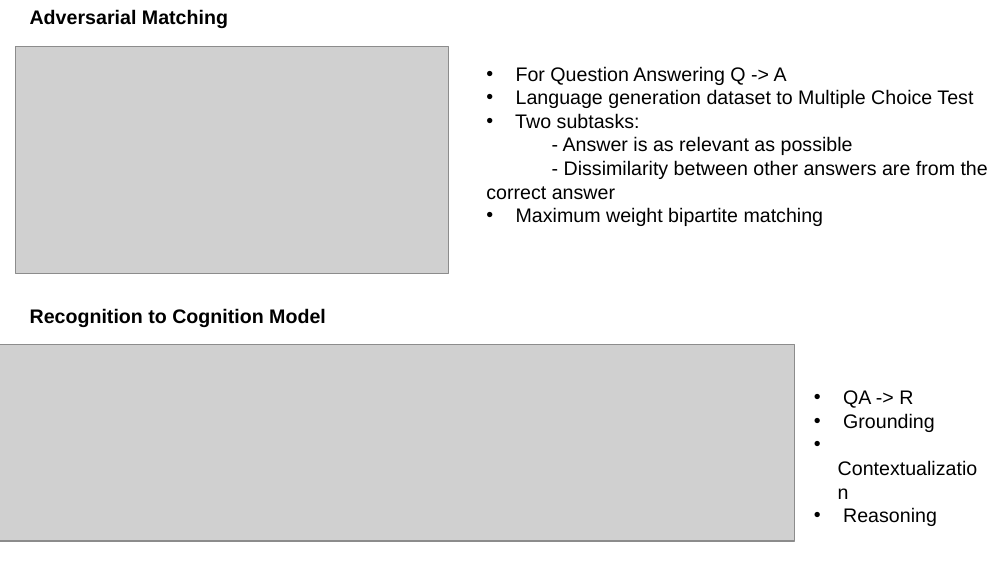
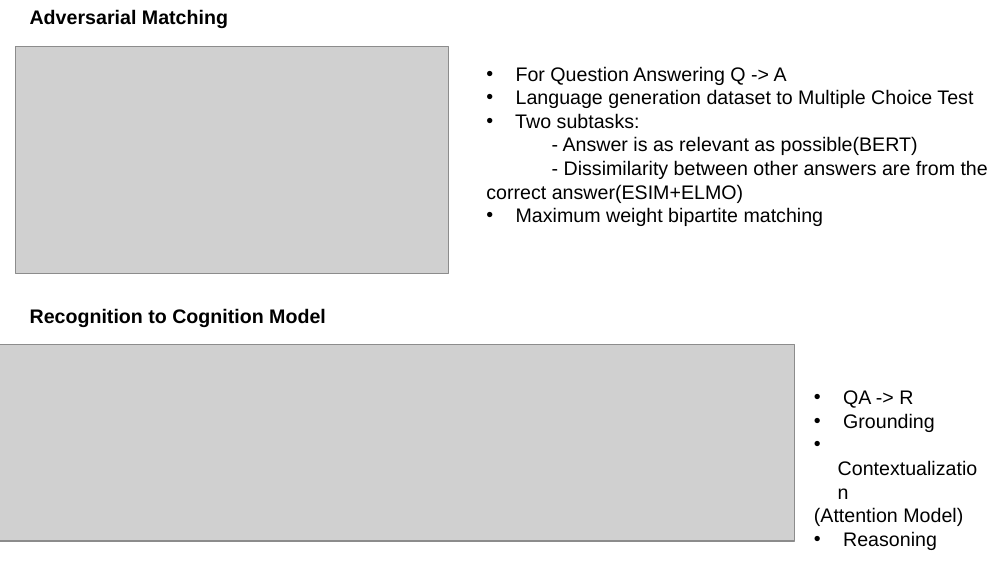
Before and after one commit to VarunBohara/Mini-Project-Documents, a slide deck: slide 5 of Literature Survey 2.pptx. Drawn at 1008x567 pixels with LibreOffice and Linux fonts; fonts in the diff are those of the drawing; grey boxes stand for pictures. Boxes give left, top, right and bottom in pixels: in the first picture for what was removed or moved away, otherwise in the second. Text is boxed around its words. In the diff, an @@ line names an element or a change of style, - is before the commit and + after.

```diff
--- a/Literature Survey 2.pptx
+++ b/Literature Survey 2.pptx
@@ text at (486,136,988,203): text changed @@
-- Answer is as relevant as possible
-- Dissimilarity between other answers are from the correct answer
+- Answer is as relevant as possible(BERT)
+- Dissimilarity between other answers are from the correct answer(ESIM+ELMO)
@@ text at (814,507,963,526): paragraph added @@
+(Attention Model)
```
Also in this commit, not shown: 1 other slide changed, 1 slide added.
